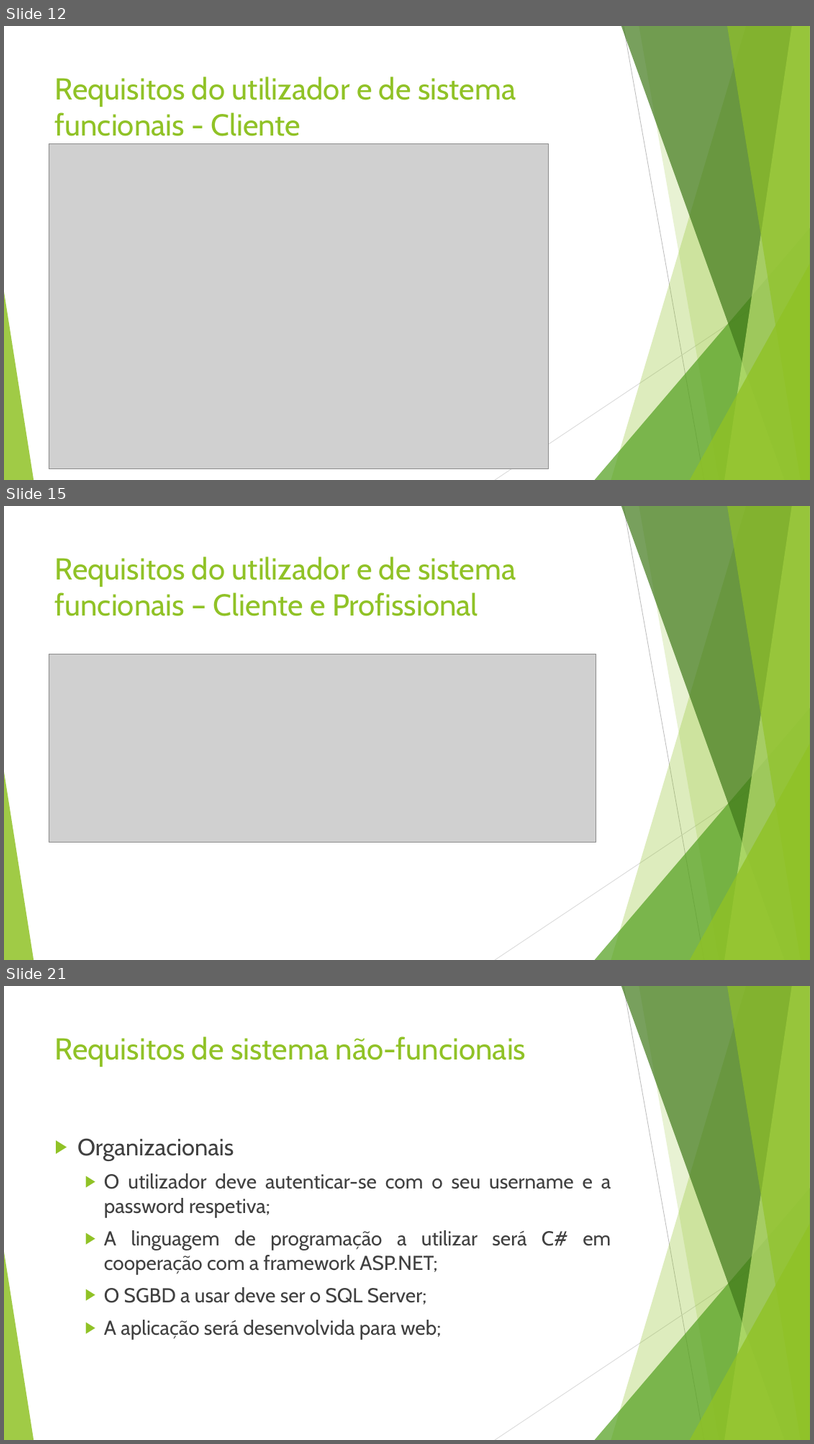
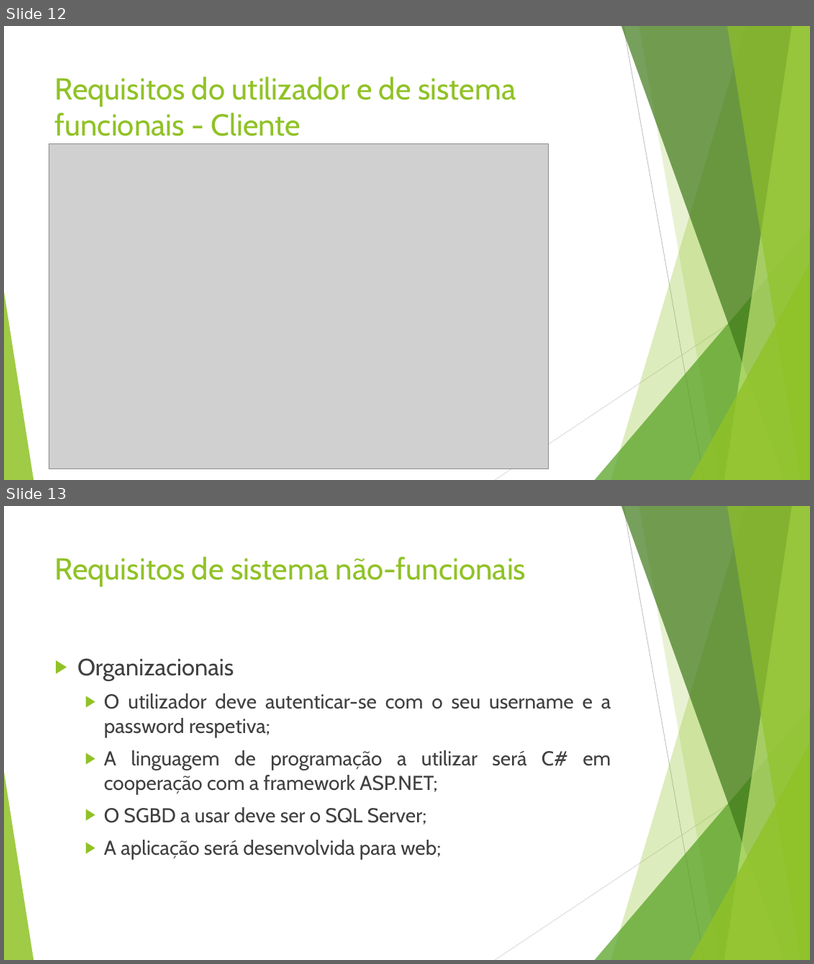
Before and after one commit to vitorjrc/babysitting-system, a slide deck: relatorio/Fase 3/LI4.pptx. Shown one above the other, each under a label of ours: slides 12, 15 and 21 before the commit, slides 12 and 13 after it; the slides between them are not shown. The pictures are 814x1444 and 814x964 pixels, drawn with LibreOffice and Linux fonts; fonts in the diff are those of the drawing; grey boxes stand for pictures. Boxes give left, top, right and bottom in pixels: in the first picture for what was removed or moved away, otherwise in the second. Text is boxed around its words. In the diff, an @@ line names an element or a change of style, - is before the commit and + after.

```diff
--- a/relatorio/Fase 3/LI4.pptx
+++ b/relatorio/Fase 3/LI4.pptx
@@ slide 15 removed at <box>4,506,810,960</box>, background #FFFFFF; not listed: 10 template elements that a slide beside it also shows @@
@@ title removed at <box>55,556,516,616</box> @@
-Requisitos do utilizador e de sistema funcionais – Cliente e Profissional
@@ picture removed at <box>49,654,597,842</box> @@
@@ what was slide 21 is now slide 13 @@
```
Also in this commit, not shown: 1 slide changed, 20 other slides removed.
